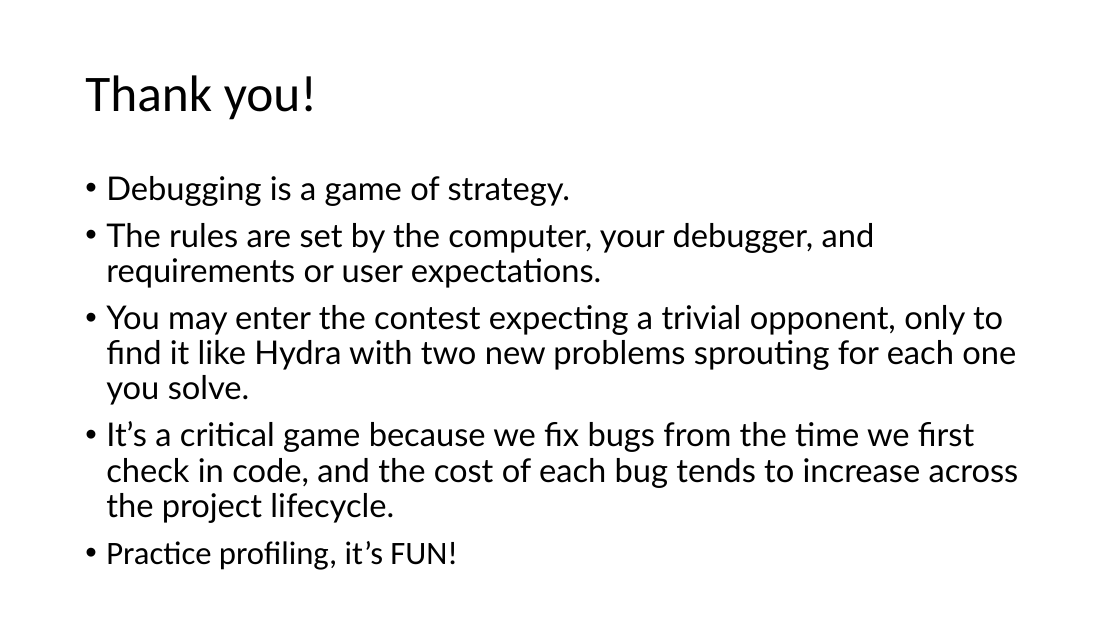
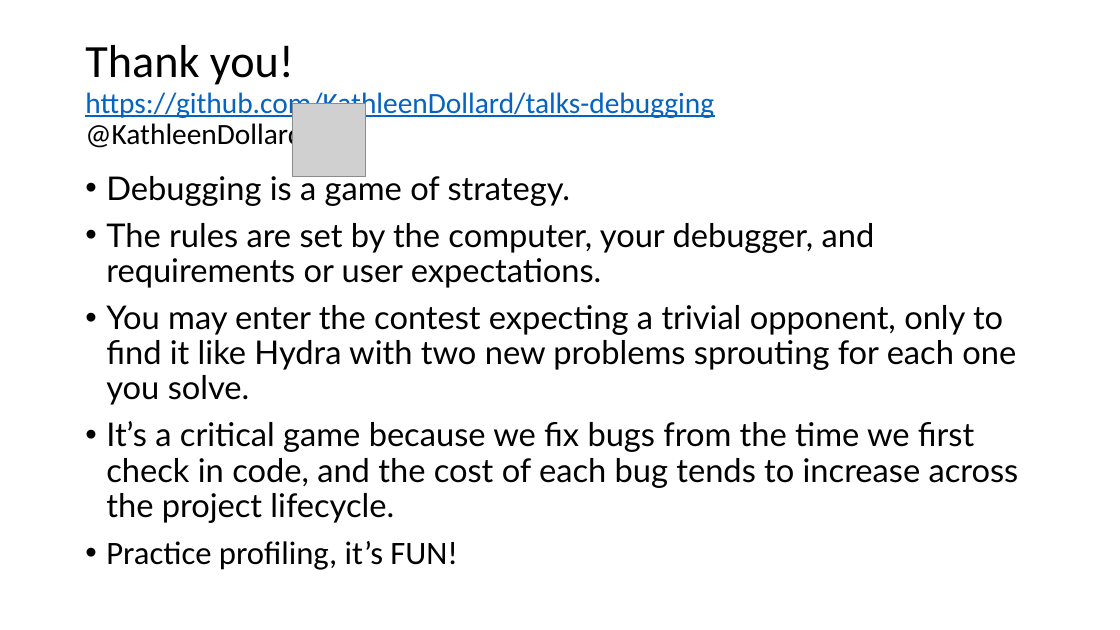
Before and after one commit to KathleenDollard/talks-debugging, a slide deck: slide 30 of Debugging.pptx. Drawn at 1120x630 pixels with LibreOffice and Linux fonts; fonts in the diff are those of the drawing; grey boxes stand for pictures. Boxes give left, top, right and bottom in pixels: in the first picture for what was removed or moved away, otherwise in the second. Text is boxed around its words. In the diff, an @@ line names an element or a change of style, - is before the commit and + after.

Commit message:
Can't help it, I keep tweaking slides

```diff
--- a/Debugging.pptx
+++ b/Debugging.pptx
@@ title at bbox=[85, 45, 714, 152]: text changed; size 44 to 25.2 pt; text colour #000000 to #0563C1 @@
-Thank you!
+Thank you!
+https://github.com/KathleenDollard/talks-debugging
+@KathleenDollard
@@ picture added at bbox=[292, 103, 365, 176] @@
```
